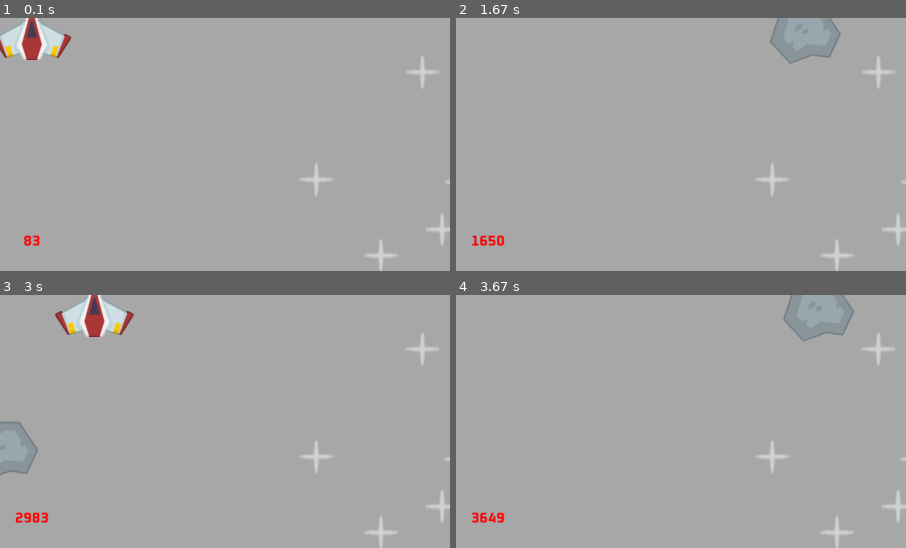
Above: before the commit, frames 1-4 (two rows, left to right).
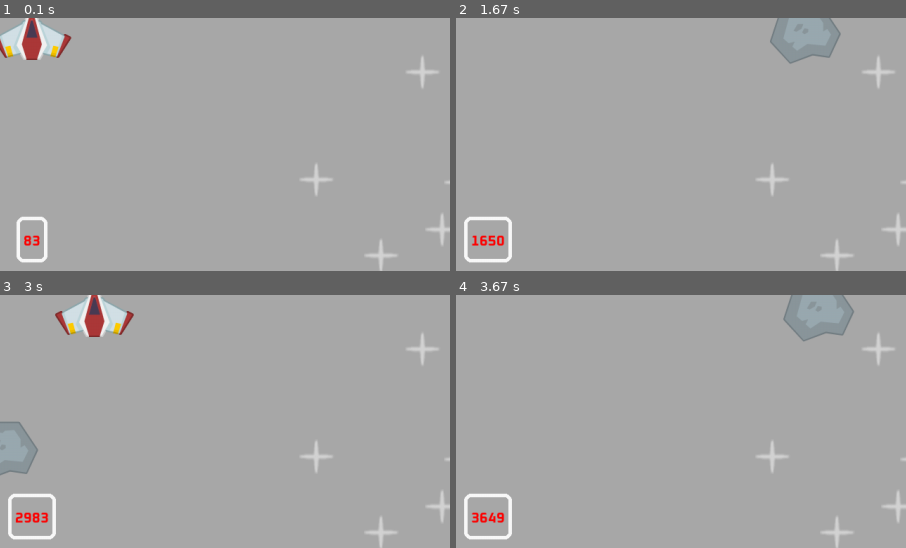
Above: after the commit, the same moments.

Repository: HariharPadhi1412/pygame-learning
Game: pygame game, started from src/main.py
The game is run twice, just before and just after one commit, with the same random seed, the same clock (stepped at 60 frames per second) and the same inputs.
Inputs:
- Up to frame 1 (0.1 s): no input
- Up to frame 2 (1.67 s): tap Space at 0.33, 0.73, 1.03, 1.23, 1.57 s; hold Right 0.67-1.13 s; hold Up 1.17-1.47 s; hold Right from 1.5 s (still down)
- Up to frame 3 (3 s): tap Space at 1.87, 2.07, 2.37, 2.63, 2.97 s; release Right at 1.97 s; hold Left 2-2.53 s; hold Down 2.57-2.87 s; hold Left from 2.9 s (still down)
- Up to frame 4 (3.67 s): tap Space at 3.27, 3.4 s; release Left at 3.3 s; hold Up from 3.33 s (still down)
The pictures show only the part of the screen within x 46-96%, y 47-97%; the shares and areas given below are measured in that part.

The runs differ from the first frame. In frame 1, 0.4% of the frame differs, in the area x 3-11%, y 78-97%; in frame 2, 0.5%, in the area x 1-13%, y 78-97%; in frame 3, 0.5%; in frame 4, 0.5%.

Commit message:
added a score counter

Diff:
--- a/src/main.py
+++ b/src/main.py
@@ -125,6 +125,7 @@
     text_surface = font.render(str(current_time), True, 'red')
     text_rect = text_surface.get_frect(midbottom=(WINDOW_WIDTH / 2, WINDOW_HEIGHT - 50))
     display_surface.blit(text_surface, text_rect)
+    pygame.draw.rect(display_surface, (250, 250, 250), text_rect.inflate(20, 40).move(0, -5), 5, 10)
 
 
 for i in range(20):
